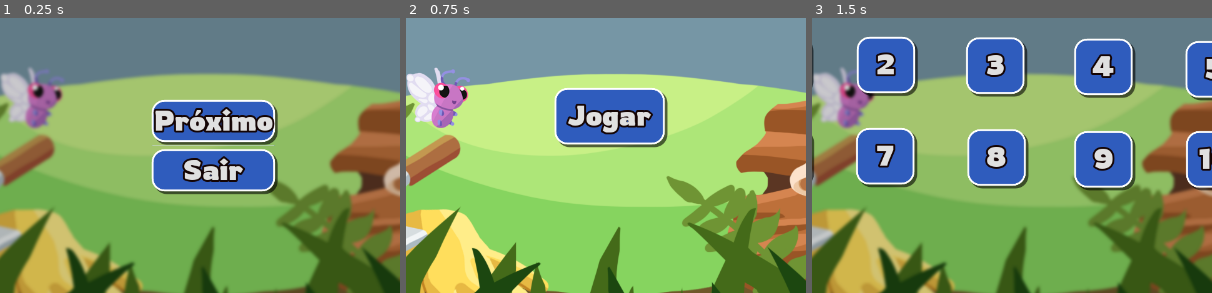
Above: before the commit, frames 1-3 (left to right).
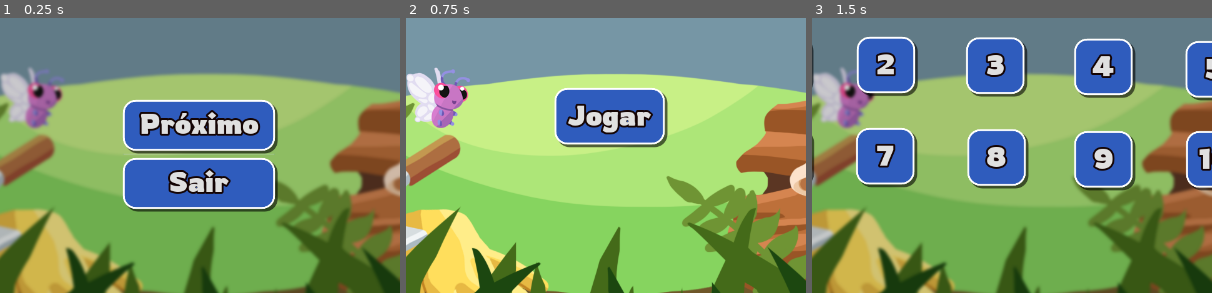
Above: after the commit, the same moments.

Repository: joao-zip/game-dev-2
Game: Godot game, scene res://win_level.tscn
The game is run twice, just before and just after one commit, with the same random seed, the same clock (stepped at 60 frames per second) and the same inputs. This scene is started directly instead of the project's main scene.
Inputs:
- Up to frame 1 (0.25 s): no input
- Up to frame 2 (0.75 s): click "Próximo" at 0.5 s
- Up to frame 3 (1.5 s): click "Jogar" at 1.25 s
The pictures show only the part of the screen within x 24-74%, y 37-87%; the shares and areas given below are measured in that part.

The runs differ from the first frame. In frame 1, 11% of the frame differs, in the area x 30-70%, y 29-71%; in frame 2, nothing differs; in frame 3, nothing differs.

Commit message:
changed: tamanho dos botoes e mudança de tela

Diff:
--- a/src/win_level.tscn
+++ b/src/win_level.tscn
@@ -9,7 +9,8 @@
 outline_size = 3
 outline_color = Color( 0.0784314, 0.0156863, 0.0156863, 1 )
 use_filter = true
-extra_spacing_bottom = 3
+extra_spacing_top = 5
+extra_spacing_bottom = 12
 font_data = ExtResource( 2 )
 
 [sub_resource type="StyleBoxFlat" id=2]
@@ -74,15 +75,15 @@
 anchor_top = 0.5
 anchor_right = 0.5
 anchor_bottom = 0.5
-margin_left = 550.0
+margin_left = 504.0
 margin_top = 456.0
 margin_right = 747.0
 margin_bottom = 594.0
 alignment = 1
 
 [node name="next_btn" type="Button" parent="VBoxContainer"]
-margin_right = 197.0
-margin_bottom = 67.0
+margin_right = 243.0
+margin_bottom = 81.0
 custom_fonts/font = SubResource( 1 )
 custom_styles/hover = SubResource( 2 )
 custom_styles/pressed = SubResource( 3 )
@@ -90,14 +91,14 @@
 text = "Próximo"
 
 [node name="HSeparator" type="HSeparator" parent="VBoxContainer"]
-margin_top = 71.0
-margin_right = 197.0
-margin_bottom = 75.0
+margin_top = 85.0
+margin_right = 243.0
+margin_bottom = 89.0
 
 [node name="quit_btn" type="Button" parent="VBoxContainer"]
-margin_top = 79.0
-margin_right = 197.0
-margin_bottom = 146.0
+margin_top = 93.0
+margin_right = 243.0
+margin_bottom = 174.0
 custom_fonts/font = SubResource( 1 )
 custom_styles/hover = SubResource( 2 )
 custom_styles/pressed = SubResource( 3 )
